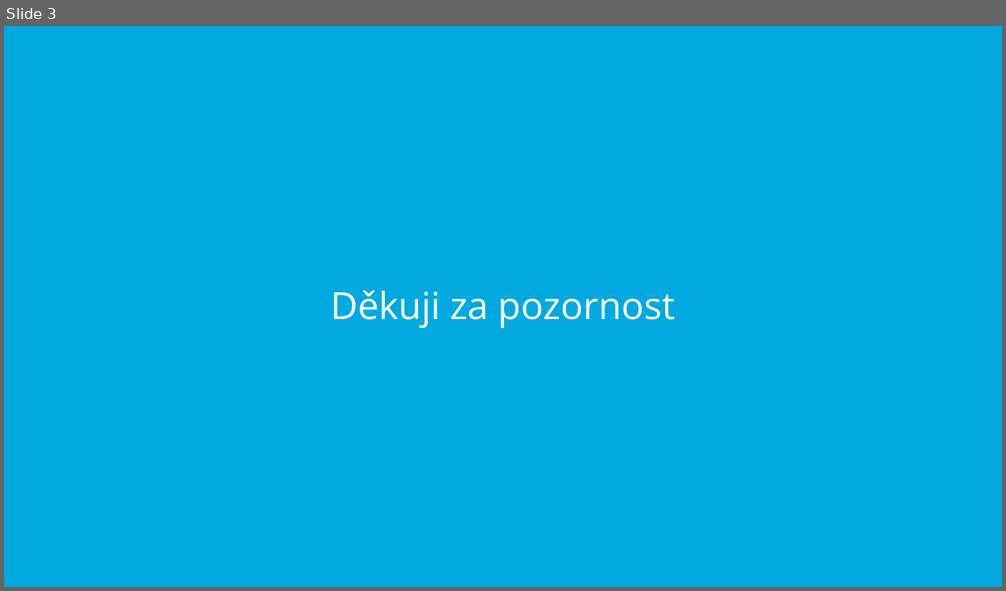
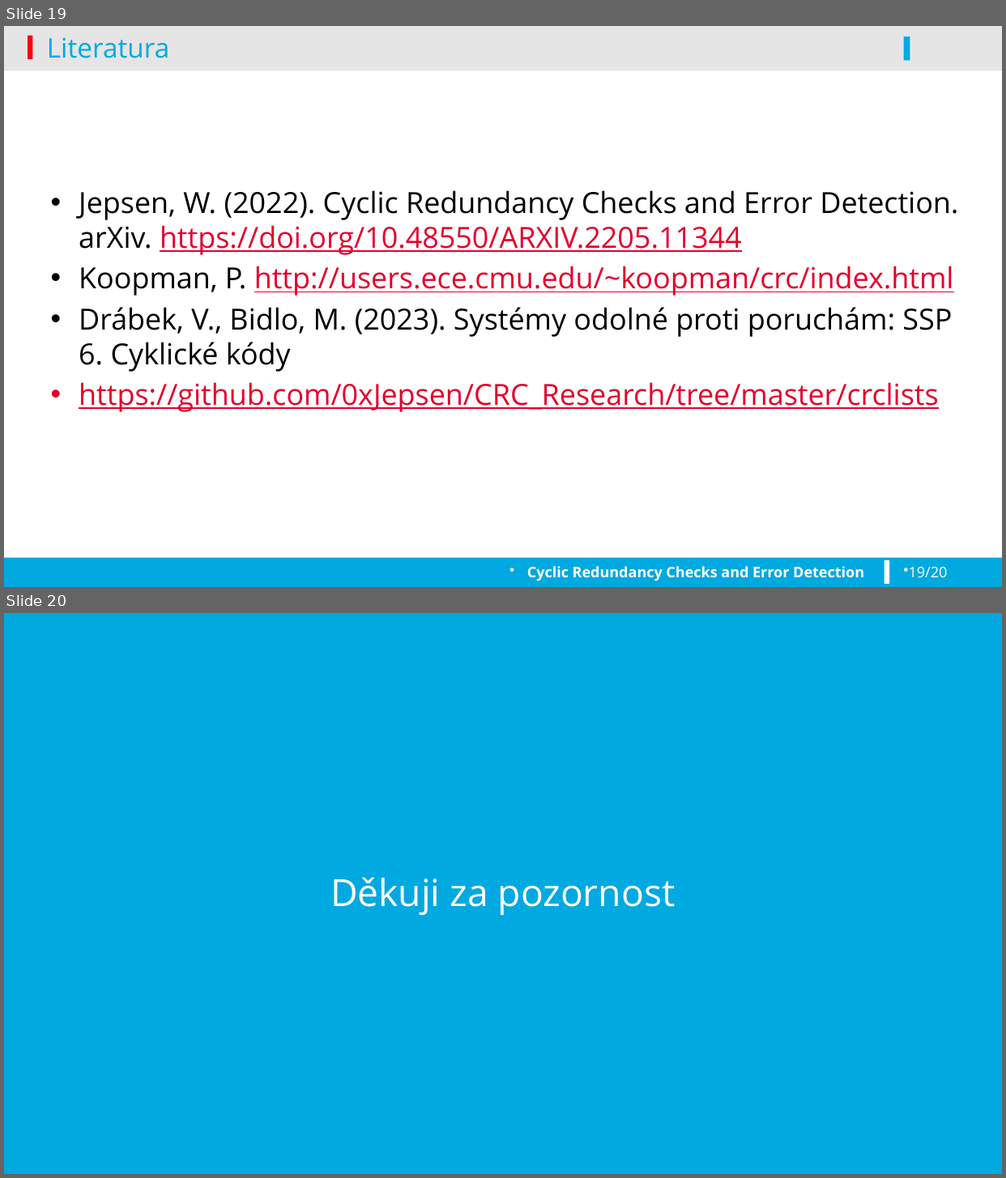
Before and after one commit to koniksedy/VUT-FIT, a slide deck: SPP-prezentace.pptx. Shown one above the other, each under a label of ours: slide 3 before the commit, slides 19 and 20 after it. The pictures are 1006x591 and 1006x1178 pixels, drawn with LibreOffice and Linux fonts; fonts in the diff are those of the drawing; background and template pictures are left out. Boxes give left, top, right and bottom in pixels: in the first picture for what was removed or moved away, otherwise in the second. Text is boxed around its words. In the diff, an @@ line names an element or a change of style, - is before the commit and + after.

```diff
--- a/SPP-prezentace.pptx
+++ b/SPP-prezentace.pptx
@@ slide 19 added at box(4, 26, 1002, 587), background #FFFFFF @@
@@ rectangle added at box(4, 26, 1002, 68), fill #000000 at 10% opacity @@
@@ rectangle added at box(27, 36, 32, 60), fill #FE000C @@
@@ title added at box(47, 37, 170, 58), 26 pt, text #00A9E0 @@
+Literatura
@@ rectangle added at box(904, 37, 910, 61), fill #00A9E0 @@
@@ rectangle added at box(4, 68, 1002, 71), fill #000000 at 10% opacity @@
@@ text added at box(79, 190, 958, 412), 28 pt, text #E4002B, underline @@
+• Jepsen, W. (2022). Cyclic Redundancy Checks and Error Detection. arXiv. https://doi.org/10.48550/ARXIV.2205.11344
+• Koopman, P. http://users.ece.cmu.edu/~koopman/crc/index.html
+• Drábek, V., Bidlo, M. (2023). Systémy odolné proti poruchám: SSP 6. Cyklické kódy
+• https://github.com/0xJepsen/CRC_Research/tree/master/crclists
@@ rectangle added at box(4, 558, 1002, 587), fill #00A9E0 @@
@@ text added at box(527, 566, 864, 582), 14 pt, text #FFFFFF, bold @@
+Cyclic Redundancy Checks and Error Detection
@@ rectangle added at box(884, 561, 889, 584), fill #FFFFFF @@
@@ page number added at box(909, 567, 948, 578), 14 pt, text #FFFFFF @@
+19/20
@@ what was slide 3 is now slide 20 @@
```
Also in this commit, not shown: 1 slide changed, 17 other slides added, 1 slide removed, 1 other file.
